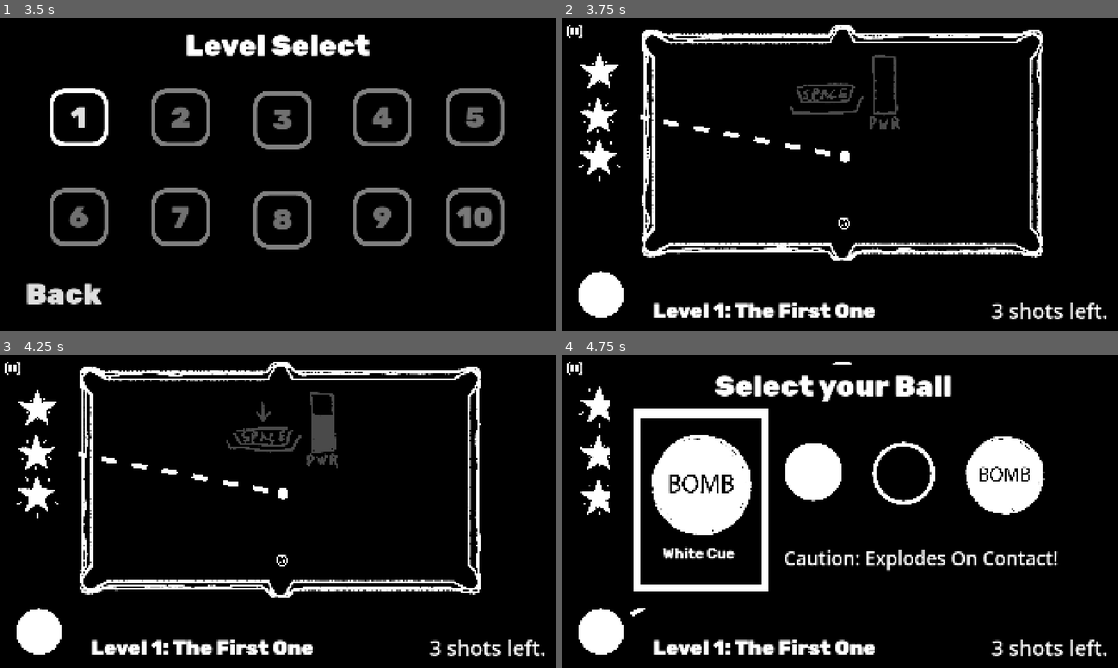
Above: before the commit, frames 1-4 (two rows, left to right).
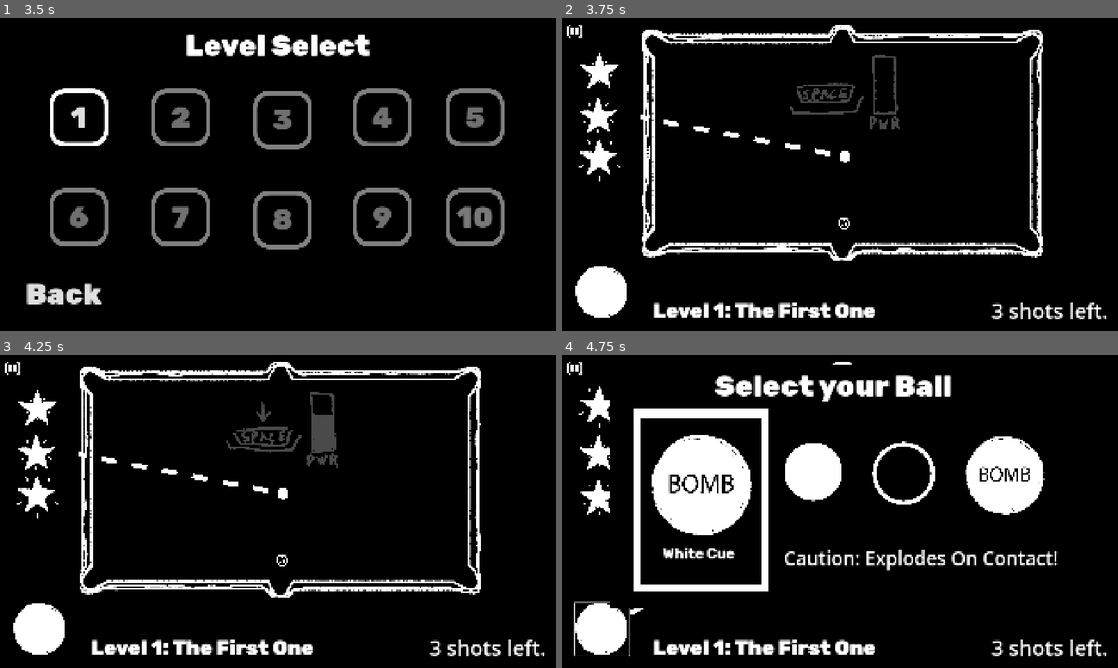
Above: after the commit, the same moments.

Repository: Muirotidua/IMGD1001-Project
Game: Godot game, scene res://scenes/info-pages/splash_screen.tscn
Same seed, same stepped clock (60 frames per second), same inputs: the game is played once before the commit and once after it.
Inputs (mouse positions are in pixels of both pictures, inside the frame that each line leads up to):
- Up to frame 1 (3.5 s): move the mouse to (400, 158) at 0.52 s; tap E (switch_type, bound only before the commit) at 0.6, 1.55 s; move the mouse to (166, 190) at 1.27 s; hold Q (switch_type_left, bound only after the commit) 1.28-2 s; tap Space (ball_hit) at 1.35 s; click (500, 224) at 2 s; click (500, 224) at 2.75 s
- Up to frame 2 (3.75 s): click "1" at 3.5 s
- Up to frame 3 (4.25 s): no input
- Up to frame 4 (4.75 s): click (600, 630) at 4.25 s

Frame 1 is identical in both runs. In frame 2, 0.3% of the frame differs, in the area x 2-12%, y 79-96%; in frame 3, 0.3%; in frame 4, 0.4%, in the area x 2-15%, y 78-97%.

Commit message:
Redid cue ball swapping + update sprite of the button to match

Diff:
--- a/global/global_enums.gd
+++ b/global/global_enums.gd
@@ -1,10 +1,4 @@
 extends Node
-
-enum BallType {
-	CUE_BALL,
-	EIGHT_BALL,
-	GENERIC_BALL
-}
 
 enum Pocket {
 	TL,
@@ -14,3 +8,8 @@
 	TC,
 	BC
 }
+
+enum BallType{
+	NORMAL = 0,
+	EXPLOSION
+	}
--- a/project.godot
+++ b/project.godot
@@ -172,9 +172,16 @@
 "events": [Object(InputEventKey,"resource_local_to_scene":false,"resource_name":"","device":-1,"window_id":0,"alt_press …(191 unchanged characters)…
 ]
 }
-switch_type={
+switch_type_right={
 "deadzone": 0.2,
 "events": [Object(InputEventKey,"resource_local_to_scene":false,"resource_name":"","device":-1,"window_id":0,"alt_press …(192 unchanged characters)…
+, Object(InputEventKey,"resource_local_to_scene":false,"resource_name":"","device":-1,"window_id":0,"alt_pressed":false,"shift_pressed":false,"ctrl_pressed":false,"meta_pressed":false,"pressed":false,"keycode":0,"physical_keycode":93,"key_label":0,"unicode":93,"location":0,"echo":false,"script":null)
+]
+}
+switch_type_left={
+"deadzone": 0.2,
+"events": [Object(InputEventKey,"resource_local_to_scene":false,"resource_name":"","device":-1,"window_id":0,"alt_pressed":false,"shift_pressed":false,"ctrl_pressed":false,"meta_pressed":false,"pressed":false,"keycode":0,"physical_keycode":81,"key_label":0,"unicode":113,"location":0,"echo":false,"script":null)
+, Object(InputEventKey,"resource_local_to_scene":false,"resource_name":"","device":-1,"window_id":0,"alt_pressed":false,"shift_pressed":false,"ctrl_pressed":false,"meta_pressed":false,"pressed":false,"keycode":0,"physical_keycode":91,"key_label":0,"unicode":91,"location":0,"echo":false,"script":null)
 ]
 }
 
--- /dev/null
+++ b/scenes/ball-components/cue_sprite.tscn
@@ -0,0 +1,36 @@
+[gd_scene load_steps=6 format=3 uid="uid://44xiejg5nsq6"]
+
+[ext_resource type="Texture2D" uid="uid://df7ixmmvqhnjd" path="res://visuals/poolball-filled/Untitled-1_0000_Layer-1-copy-3.png" id="1_sbrny"]
+[ext_resource type="Texture2D" uid="uid://b3x7bm371vark" path="res://visuals/poolball-filled/Untitled-1_0001_Layer-1-copy-2.png" id="2_ahcpy"]
+[ext_resource type="Texture2D" uid="uid://du3a6oavwejf8" path="res://visuals/poolball-filled/Untitled-1_0002_Layer-1-copy.png" id="3_dcwj2"]
+[ext_resource type="Texture2D" uid="uid://dqpk4i4u2espd" path="res://visuals/temp/BombBall.png" id="4_6y4if"]
+
+[sub_resource type="SpriteFrames" id="SpriteFrames_5bgfd"]
+animations = [{
+"frames": [{
+"duration": 1.0,
+"texture": ExtResource("1_sbrny")
+}, {
+"duration": 1.0,
+"texture": ExtResource("2_ahcpy")
+}, {
+"duration": 1.0,
+"texture": ExtResource("3_dcwj2")
+}],
+"loop": true,
+"name": &"default",
+"speed": 5.0
+}, {
+"frames": [{
+"duration": 1.0,
+"texture": ExtResource("4_6y4if")
+}],
+"loop": true,
+"name": &"explosion_ball",
+"speed": 5.0
+}]
+
+[node name="FullBall" type="AnimatedSprite2D"]
+scale = Vector2(0.06, 0.06)
+sprite_frames = SubResource("SpriteFrames_5bgfd")
+autoplay = "default"
--- a/scenes/balls/cue_ball.tscn
+++ b/scenes/balls/cue_ball.tscn
@@ -1,39 +1,11 @@
-[gd_scene load_steps=14 format=3 uid="uid://c3ypj135jxvjd"]
+[gd_scene load_steps=10 format=3 uid="uid://c3ypj135jxvjd"]
 
 [ext_resource type="PhysicsMaterial" uid="uid://cnfo7swlk8npp" path="res://scenes/ball-components/ball_physics_material.tres" id="1_c01jm"]
 [ext_resource type="Script" uid="uid://djt8v3mxy0ylo" path="res://scripts/balls/cue_ball.gd" id="1_tbouf"]
-[ext_resource type="Texture2D" uid="uid://df7ixmmvqhnjd" path="res://visuals/poolball-filled/Untitled-1_0000_Layer-1-copy-3.png" id="3_datkq"]
+[ext_resource type="PackedScene" uid="uid://44xiejg5nsq6" path="res://scenes/ball-components/cue_sprite.tscn" id="3_gpc2f"]
 [ext_resource type="Texture2D" uid="uid://reh0mkbm5u42" path="res://visuals/pointer/Dotted-Line Texture.png" id="4_datkq"]
-[ext_resource type="Texture2D" uid="uid://b3x7bm371vark" path="res://visuals/poolball-filled/Untitled-1_0001_Layer-1-copy-2.png" id="4_li0g8"]
-[ext_resource type="Texture2D" uid="uid://du3a6oavwejf8" path="res://visuals/poolball-filled/Untitled-1_0002_Layer-1-copy.png" id="5_h5tuf"]
-[ext_resource type="Texture2D" uid="uid://dqpk4i4u2espd" path="res://visuals/temp/BombBall.png" id="6_5bgfd"]
 [ext_resource type="PackedScene" uid="uid://dsr4uau6ubum8" path="res://scenes/ball-components/pool_stick.tscn" id="7_h5tuf"]
 [ext_resource type="Script" uid="uid://bitk0caq6f2sd" path="res://scripts/ball-components/progress_bar.gd" id="7_li0g8"]
-
-[sub_resource type="SpriteFrames" id="SpriteFrames_5bgfd"]
-animations = [{
-"frames": [{
-"duration": 1.0,
-"texture": ExtResource("3_datkq")
-}, {
-"duration": 1.0,
-"texture": ExtResource("4_li0g8")
-}, {
-"duration": 1.0,
-"texture": ExtResource("5_h5tuf")
-}],
-"loop": true,
-"name": &"default",
-"speed": 5.0
-}, {
-"frames": [{
-"duration": 1.0,
-"texture": ExtResource("6_5bgfd")
-}],
-"loop": true,
-"name": &"explosion_ball",
-"speed": 5.0
-}]
 
 [sub_resource type="CircleShape2D" id="CircleShape2D_nkrrx"]
 radius = 20.0
@@ -50,12 +22,9 @@
 contact_monitor = true
 max_contacts_reported = 1
 script = ExtResource("1_tbouf")
-sprite_path = NodePath("FullBall")
+sprite_path = NodePath("CueSprite")
 
-[node name="FullBall" type="AnimatedSprite2D" parent="."]
-scale = Vector2(0.06, 0.06)
-sprite_frames = SubResource("SpriteFrames_5bgfd")
-autoplay = "default"
+[node name="CueSprite" parent="." instance=ExtResource("3_gpc2f")]
 
 [node name="CollisionShape2D" type="CollisionShape2D" parent="."]
 shape = SubResource("CircleShape2D_nkrrx")
--- a/scenes/level-components/pause_button.tscn
+++ b/scenes/level-components/pause_button.tscn
@@ -7,5 +7,3 @@
 offset_bottom = 132.0
 theme_override_fonts/font = ExtResource("1_5rmv1")
 text = "Pause"
-
-[connection signal="pressed" from="." to="." method="_on_pressed"]
--- a/scenes/level-components/swap_ball_button.tscn
+++ b/scenes/level-components/swap_ball_button.tscn
@@ -1,29 +1,19 @@
-[gd_scene load_steps=7 format=3 uid="uid://ptp6coop1tmo"]
+[gd_scene load_steps=2 format=3 uid="uid://ptp6coop1tmo"]
 
-[ext_resource type="Texture2D" uid="uid://unfatubegi3u" path="res://visuals/ball/fullball.png" id="1_6cbbr"]
-
-[sub_resource type="StyleBoxEmpty" id="StyleBoxEmpty_6cbbr"]
-
-[sub_resource type="StyleBoxEmpty" id="StyleBoxEmpty_4xsm0"]
-
-[sub_resource type="StyleBoxEmpty" id="StyleBoxEmpty_cfict"]
-
-[sub_resource type="StyleBoxEmpty" id="StyleBoxEmpty_ag0wi"]
-
-[sub_resource type="StyleBoxEmpty" id="StyleBoxEmpty_qtnyt"]
+[ext_resource type="PackedScene" uid="uid://44xiejg5nsq6" path="res://scenes/ball-components/cue_sprite.tscn" id="1_pfnpp"]
 
 [node name="Swap_Ball_Button" type="Button"]
 anchors_preset = -1
-anchor_bottom = 0.015000001
-offset_left = 8.0
-offset_top = 704.0
-offset_right = 392.0
-offset_bottom = 1059.8
-theme_override_styles/normal = SubResource("StyleBoxEmpty_6cbbr")
-theme_override_styles/pressed = SubResource("StyleBoxEmpty_4xsm0")
-theme_override_styles/hover = SubResource("StyleBoxEmpty_cfict")
-theme_override_styles/disabled = SubResource("StyleBoxEmpty_ag0wi")
-theme_override_styles/focus = SubResource("StyleBoxEmpty_qtnyt")
-icon = ExtResource("1_6cbbr")
+anchor_right = 0.101
+anchor_bottom = 0.17600001
+offset_left = 1.0
+offset_top = 4.0
+offset_right = -2.9200134
+offset_bottom = -1.0800171
 flat = true
 expand_icon = true
+
+[node name="Sprite" parent="." instance=ExtResource("1_pfnpp")]
+z_index = 1
+position = Vector2(91.58825, 92.437515)
+scale = Vector2(0.26833326, 0.26833326)
--- a/scenes/levels/level1.tscn
+++ b/scenes/levels/level1.tscn
@@ -45,9 +45,8 @@
 [node name="LevelLost" parent="Menus" instance=ExtResource("4_jprdt")]
 visible = false
 
-[node name="SwapBall" parent="Menus" node_paths=PackedStringArray("swap_ball_button") instance=ExtResource("5_ps2vj")]
+[node name="SwapBall" parent="Menus" instance=ExtResource("5_ps2vj")]
 visible = false
-swap_ball_button = NodePath("../../Buttons/SwapBallButton")
 
 [node name="Buttons" type="Node" parent="."]
 
@@ -67,10 +66,10 @@
 flat = true
 
 [node name="SwapBallButton" parent="Buttons" instance=ExtResource("8_g7tkf")]
-offset_left = 56.0
-offset_top = 872.0
-offset_right = 214.0
-offset_bottom = 1021.97235
+offset_left = 44.0
+offset_top = 853.0
+offset_right = 39.079987
+offset_bottom = 847.92
 
 [node name="Display" type="Node" parent="."]
 
@@ -121,6 +120,3 @@
 
 [node name="EightBall" parent="." instance=ExtResource("11_jrfo0")]
 position = Vector2(974, 708)
-
-[connection signal="pressed" from="Buttons/PausedButton" to="." method="_on_paused_button_pressed"]
-[connection signal="pressed" from="Buttons/SwapBallButton" to="." method="_on_swap_ball_button_pressed"]
--- a/scenes/levels/level2.tscn
+++ b/scenes/levels/level2.tscn
@@ -49,9 +49,8 @@
 [node name="LevelLost" parent="Menus" instance=ExtResource("4_hkuam")]
 visible = false
 
-[node name="SwapBall" parent="Menus" node_paths=PackedStringArray("swap_ball_button") instance=ExtResource("5_f3b2k")]
+[node name="SwapBall" parent="Menus" instance=ExtResource("5_f3b2k")]
 visible = false
-swap_ball_button = NodePath("../../Buttons/SwapBallButton")
 
 [node name="Buttons" type="Node" parent="."]
 
@@ -71,10 +70,10 @@
 flat = true
 
 [node name="SwapBallButton" parent="Buttons" instance=ExtResource("8_4eecq")]
-offset_left = 56.0
-offset_top = 872.0
-offset_right = 214.0
-offset_bottom = 1021.97235
+offset_left = 44.0
+offset_top = 853.0
+offset_right = 39.079987
+offset_bottom = 847.92
 
 [node name="Display" type="Node" parent="."]
 
@@ -131,6 +130,3 @@
 
 [node name="PoolBall2" parent="." instance=ExtResource("12_ida7w")]
 position = Vector2(1342, 460)
-
-[connection signal="pressed" from="Buttons/PausedButton" to="." method="_on_paused_button_pressed"]
-[connection signal="pressed" from="Buttons/SwapBallButton" to="." method="_on_swap_ball_button_pressed"]
--- a/scenes/levels/level3.tscn
+++ b/scenes/levels/level3.tscn
@@ -52,9 +52,8 @@
 [node name="LevelLost" parent="Menus" instance=ExtResource("4_a82vw")]
 visible = false
 
-[node name="SwapBall" parent="Menus" node_paths=PackedStringArray("swap_ball_button") instance=ExtResource("5_t14x3")]
+[node name="SwapBall" parent="Menus" instance=ExtResource("5_t14x3")]
 visible = false
-swap_ball_button = NodePath("../../Buttons/SwapBallButton")
 
 [node name="Buttons" type="Node" parent="."]
 
@@ -74,10 +73,10 @@
 flat = true
 
 [node name="SwapBallButton" parent="Buttons" instance=ExtResource("8_wo5bm")]
-offset_left = 56.0
-offset_top = 872.0
-offset_right = 214.0
-offset_bottom = 1021.97235
+offset_left = 44.0
+offset_top = 853.0
+offset_right = 39.079987
+offset_bottom = 847.92
 
 [node name="Display" type="Node" parent="."]
 
@@ -149,6 +148,3 @@
 rotation = 2.1345377
 scale = Vector2(0.9999999, 0.9999999)
 shape = SubResource("RectangleShape2D_l3r28")
-
-[connection signal="pressed" from="Buttons/PausedButton" to="." method="_on_paused_button_pressed"]
-[connection signal="pressed" from="Buttons/SwapBallButton" to="." method="_on_swap_ball_button_pressed"]
--- a/scenes/levels/level_template.tscn
+++ b/scenes/levels/level_template.tscn
@@ -44,9 +44,8 @@
 [node name="LevelLost" parent="Menus" instance=ExtResource("2_cdatj")]
 visible = false
 
-[node name="SwapBall" parent="Menus" node_paths=PackedStringArray("swap_ball_button") instance=ExtResource("10_hj7jb")]
+[node name="SwapBall" parent="Menus" instance=ExtResource("10_hj7jb")]
 visible = false
-swap_ball_button = NodePath("../../Buttons/SwapBallButton")
 
 [node name="Buttons" type="Node" parent="."]
 
@@ -66,10 +65,10 @@
 flat = true
 
 [node name="SwapBallButton" parent="Buttons" instance=ExtResource("11_hj7jb")]
-offset_left = 56.0
-offset_top = 872.0
-offset_right = 214.0
-offset_bottom = 1021.97235
+offset_left = 44.0
+offset_top = 853.0
+offset_right = 39.079987
+offset_bottom = 847.92
 
 [node name="Display" type="Node" parent="."]
 
@@ -121,6 +120,3 @@
 
 [node name="Ball" parent="." instance=ExtResource("4_iw5l3")]
 position = Vector2(1279, 458)
-
-[connection signal="pressed" from="Buttons/PausedButton" to="." method="_on_paused_button_pressed"]
-[connection signal="pressed" from="Buttons/SwapBallButton" to="." method="_on_swap_ball_button_pressed"]
--- a/scripts/balls/base_ball.gd
+++ b/scripts/balls/base_ball.gd
@@ -19,7 +19,6 @@
 
 var def_state: String = "default"
 var state: String = "default"
-var type: GlobalEnums.BallType = GlobalEnums.BallType.GENERIC_BALL
 
 @onready var last_pos: Vector2 = global_position
 @onready var def_pos: Vector2 = global_position
--- a/scripts/balls/cue_ball.gd
+++ b/scripts/balls/cue_ball.gd
@@ -4,6 +4,7 @@
 @export var lm: float = 20
 @export var rapid_fire: bool = false
 @export var infinite_shots: bool = false
+@export var change_anytime: bool = false
 @export var charge_rate = 40
 # initial shot number that is incremented for each type of shot.
 # when it is greater than number of level shots the level triggers failstate
@@ -11,8 +12,9 @@
 var rewinded: bool = false
 var shot_power = 0;
 var MAX_HOLD = 50
-enum BallType{NORMAL, EXPLOSION}
-var ball_type : BallType
+var ball_type : GlobalEnums.BallType
+var ball_type_list: Array[GlobalEnums.BallType] = [GlobalEnums.BallType.NORMAL, GlobalEnums.BallType.EXPLOSION]
+var ball_sprite_list: Array[String] = ["default", "explosion_ball"]
 
 @onready var shot_count = 0
 @onready var count_label: Label = $NonRotate/CountLabel
@@ -24,6 +26,7 @@
 var shot_ready:bool  = true
 
 signal try_shoot()
+signal swapped_ball()
 
 func _ready():
 	super._ready()
@@ -34,16 +37,17 @@
 		count_label.hide()
 	pointer.add_point(Vector2.ZERO)
 	pointer.add_point(get_local_mouse_position())
-	type = GlobalEnums.BallType.CUE_BALL
 	%ProgressBar.visible = false
-	ball_type = BallType.NORMAL
+	ball_type = GlobalEnums.BallType.NORMAL
 	sprite.play("default")
 
 
 func _physics_process(delta: float) -> void:
 	super._physics_process(delta)
-	if(Input.is_action_just_pressed("switch_type")):
-		switch_type()
+	if(Input.is_action_just_pressed("switch_type_left")):
+		switch_type_dir("l")
+	if(Input.is_action_just_pressed("switch_type_right")):
+		switch_type_dir("r")
 	if(Input.is_action_pressed("ball_hit")&&shot_ready):
 		if debug_labels:
 			%ProgressBar.show()
@@ -99,19 +103,32 @@
 	super.rewind()
 
 func _on_body_entered(_body: Node) -> void:
-	if(ball_type == BallType.EXPLOSION):
+	if(ball_type == GlobalEnums.BallType.EXPLOSION):
 		var balls = %ExplosionArea.get_overlapping_bodies()
 		print(balls)
 		for ball in balls:
 			if (ball is PoolBall || ball is EightBall):
 				var impulse = ball.position-position
 				ball.apply_impulse(impulse*10)
+		switch_type_spc(GlobalEnums.BallType.NORMAL)
 
-func switch_type():
-	if (ball_type == BallType.NORMAL):
-		ball_type = BallType.EXPLOSION
-		sprite.play("explosion_ball")
+func switch_type_dir(dir):
+	if !shot_ready || change_anytime:
+		return
+	if dir == "l":
+		if ball_type - 1 < 0:
+			ball_type = ball_type_list[ball_type_list.size() - 1]
+		else:
+			ball_type = ball_type_list[ball_type - 1]
 	else:
-		ball_type = BallType.NORMAL
-		sprite.play("default")
-	print(ball_type)
+		if ball_type + 1 >= ball_type_list.size():
+			ball_type = ball_type_list[0]
+		else:
+			ball_type = ball_type_list[ball_type + 1]
+	sprite.play(ball_sprite_list[ball_type])
+	swapped_ball.emit()
+
+func switch_type_spc(new_type: GlobalEnums.BallType):
+	ball_type = new_type
+	sprite.play(ball_sprite_list[ball_type])
+	swapped_ball.emit()
--- a/scripts/balls/eight_ball.gd
+++ b/scripts/balls/eight_ball.gd
@@ -1,5 +1 @@
 class_name EightBall extends PoolBall
-
-func _ready():
-	super._ready()
-	type = GlobalEnums.BallType.EIGHT_BALL
--- a/scripts/balls/pool_ball.gd
+++ b/scripts/balls/pool_ball.gd
@@ -1,5 +1 @@
 class_name PoolBall extends BaseBall
-
-func _ready():
-	super._ready()
-	type = GlobalEnums.BallType.GENERIC_BALL
--- a/scripts/in-level-menus/swapball.gd
+++ b/scripts/in-level-menus/swapball.gd
@@ -1,24 +1,24 @@
 extends Control
-@export var swap_ball_button : Button
 @onready var ball_label = $"BallNameLabel"
 @onready var ball_desc = $BallDescription
 
+signal swap_cue(new_type: GlobalEnums.BallType)
 
 func _on_fullball_button_pressed() -> void:
 	get_tree().paused = false
 	visible = false
-	swap_ball_button.icon = $"FullballImage".texture.duplicate()
+	swap_cue.emit(GlobalEnums.BallType.NORMAL)
 
 
 func _on_hollowball_button_pressed() -> void:
 	get_tree().paused = false
 	visible = false
-	swap_ball_button.icon = $"Hollowball_Image".texture.duplicate()
+	swap_cue.emit(GlobalEnums.BallType.NORMAL)
 
 func _on_icon_button_pressed() -> void:
 	get_tree().paused = false
 	visible = false
-	swap_ball_button.icon = $"Icon_Image".texture.duplicate()
+	swap_cue.emit(GlobalEnums.BallType.EXPLOSION)
 
 
 func _on_icon_button_mouse_entered() -> void:
--- a/scripts/levels/level_template.gd
+++ b/scripts/levels/level_template.gd
@@ -14,8 +14,10 @@
 @onready var lost: Node2D = $Menus/LevelLost
 @onready var won: Node2D = $Menus/LevelWon
 @onready var shot_display: Label = $Display/ShotCountDisplay
+@onready var paused_button: Button = $Buttons/PausedButton
 @onready var swap_ball: Control = $Menus/SwapBall
 @onready var swap_ball_button: Button = $Buttons/SwapBallButton
+@onready var swap_ball_button_sprite: AnimatedSprite2D = $Buttons/SwapBallButton/Sprite
 @onready var star1: AnimatedSprite2D = $Display/Stars/Star1
 @onready var star2: AnimatedSprite2D = $Display/Stars/Star2
 @onready var star3: AnimatedSprite2D = $Display/Stars/Star3
@@ -34,6 +36,7 @@
 	get_tree().paused = false
 	table.pocketed_ball.connect(on_pocket)
 	cue.try_shoot.connect(on_try_shoot)
+	cue.swapped_ball.connect(update_swap_ball_sprite)
 	pause.restart.connect(reset_table)
 	pause.resume.connect(resume_play)
 	lost.restart.connect(reset_table)
@@ -41,6 +44,9 @@
 	won.restart.connect(reset_table)
 	won.next_lev.connect(onward)
 	shoot.connect(cue.on_shoot)
+	swap_ball.swap_cue.connect(swap_cue_type)
+	paused_button.pressed.connect(_on_paused_button_pressed)
+	swap_ball_button.pressed.connect(_on_swap_ball_button_pressed)
 	star1.play("full")
 	star2.play("full")
 	star3.play("full")
@@ -210,12 +216,16 @@
 	else:
 		shot_display.text = (str((shot_limit-cue.shot_count))+" shots left.")
 
-
-
-
 func swap():
 	get_tree().paused = true
 	swap_ball.visible = true
 
 func _on_swap_ball_button_pressed() -> void:
-	swap()
+	if cue.shot_ready:
+		swap()
+
+func swap_cue_type(new_type: GlobalEnums.BallType):
+	cue.switch_type_spc(new_type)
+
+func update_swap_ball_sprite():
+	swap_ball_button_sprite.play(cue.ball_sprite_list[cue.ball_type])
